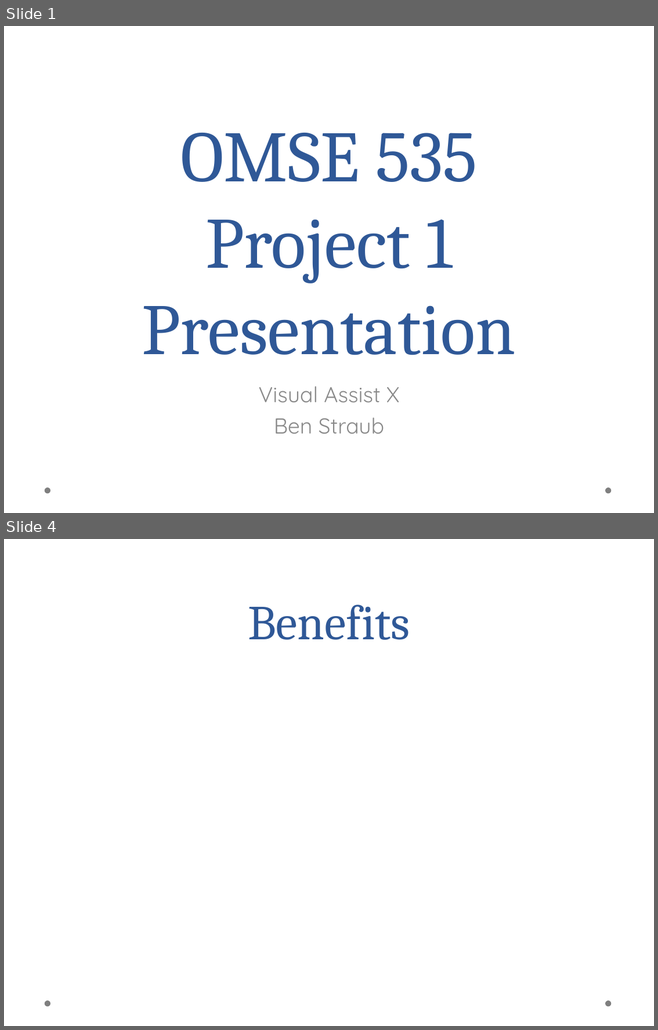
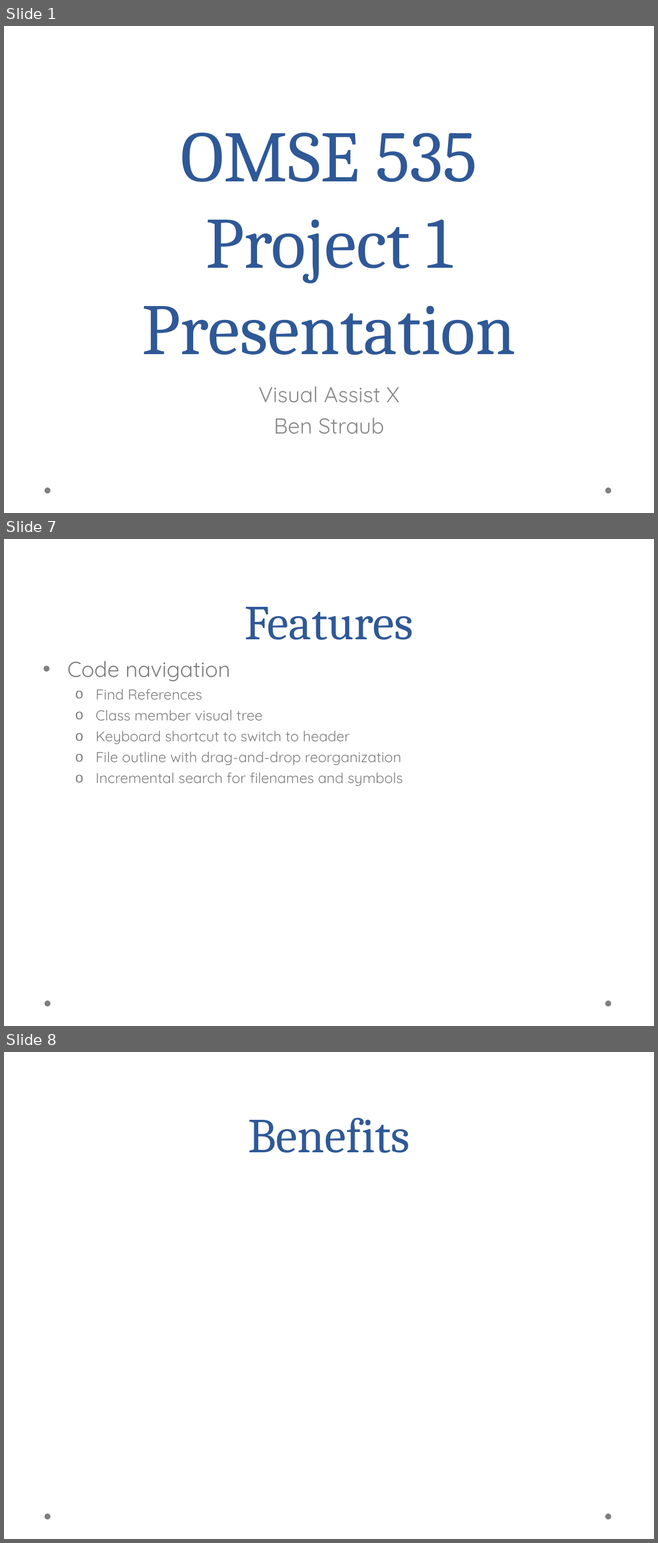
Before and after one commit to aayanqazi/OMSE, a slide deck: 535/Project1Template.ppt. Shown one above the other, each under a label of ours: slides 1 and 4 before the commit, slides 1, 7 and 8 after it; the slides between them are not shown. The pictures are 658x1030 and 658x1543 pixels, drawn with LibreOffice and Linux fonts; fonts in the diff are those of the drawing; background and template pictures are left out. Boxes give left, top, right and bottom in pixels: in the first picture for what was removed or moved away, otherwise in the second. Text is boxed around its words. In the diff, an @@ line names an element or a change of style, - is before the commit and + after.

```diff
--- a/535/Project1Template.ppt
+++ b/535/Project1Template.ppt
@@ slide 7 added at bbox=[4, 539, 654, 1026], background picture (left out); not listed: 2 template elements that a slide beside it also shows @@
@@ title added at bbox=[244, 607, 413, 640], 54 pt, text #2F5897 @@
+Features
@@ text added at bbox=[67, 661, 402, 786], 16 pt, text #7F7F7F @@
+• Code navigation
+  o Find References
+  o Class member visual tree
+  o Keyboard shortcut to switch to header
+  o File outline with drag-and-drop reorganization
+  o Incremental search for filenames and symbols
@@ what was slide 4 is now slide 8 @@
```
Also in this commit, not shown: 1 slide changed, 5 other slides added, 2 slides removed.
